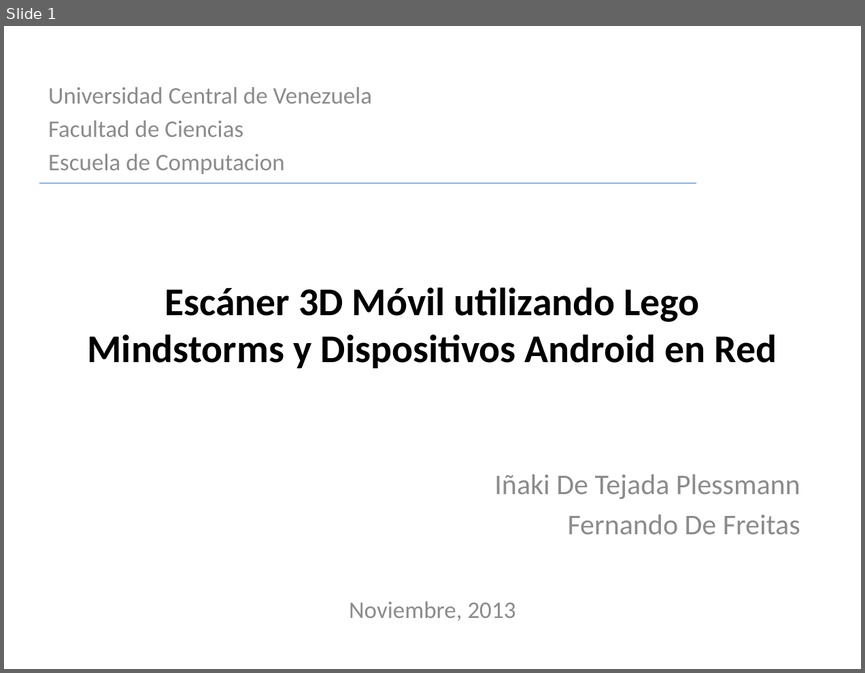
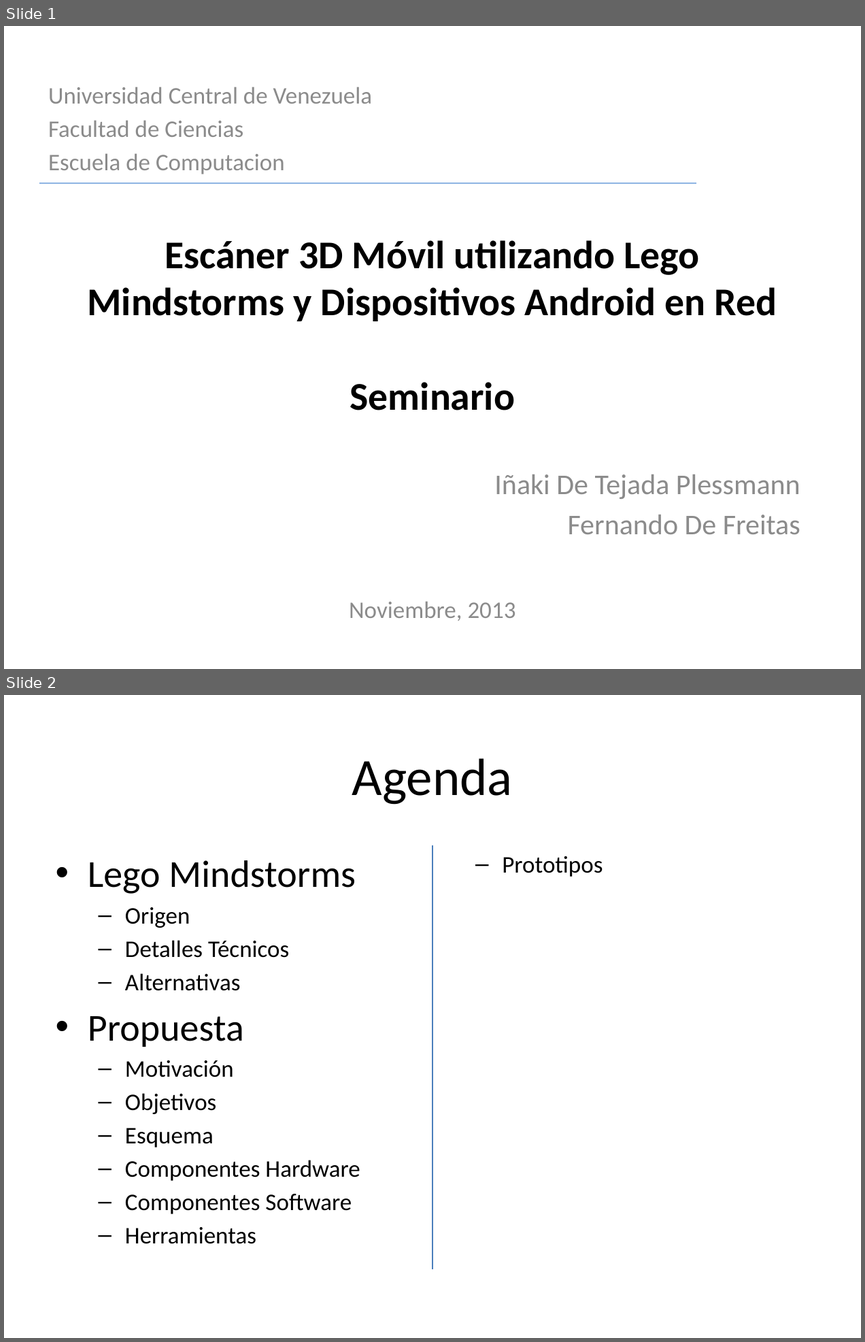
Before and after one commit to fdefreitas/MADN3S, a slide deck: presentacion-seminario.pptx. Shown one above the other, each under a label of ours: slide 1 before the commit, slides 1 and 2 after it. The pictures are 865x673 and 865x1342 pixels, drawn with LibreOffice and Linux fonts; fonts in the diff are those of the drawing. Boxes give left, top, right and bottom in pixels: in the first picture for what was removed or moved away, otherwise in the second. Text is boxed around its words. In the diff, an @@ line names an element or a change of style, - is before the commit and + after.

Commit message:
portada, agenda y primera diapositiva en construccion

```diff
--- a/presentacion-seminario.pptx
+++ b/presentacion-seminario.pptx
@@ slide 2 added at [4,695,861,1338], background #FFFFFF @@
@@ title added at [352,758,513,804], 44 pt, text #000000 @@
+Agenda
@@ text added at [88,856,602,1244], 20 pt, text #000000 @@
+• Lego Mindstorms
+  – Origen
+  – Detalles Técnicos
+  – Alternativas
+• Propuesta
+  – Motivación
+  – Objetivos
+  – Esquema
+  – Componentes Hardware
+  – Componentes Software
+  – Herramientas
+  – Prototipos
@@ line added from (432, 845) to (432, 1269), #4B7EBC 0.75 pt @@
@@ slide 1 changed as well @@
@@ title at [87,240,777,410]: text changed @@
-Escáner 3D Móvil utilizando Lego Mindstorms y Dispositivos Android en Red
+Escáner 3D Móvil utilizando Lego Mindstorms y Dispositivos Android en Red
+Seminario
```
Also in this commit, not shown: 1 other slide added, 1 slide removed.
